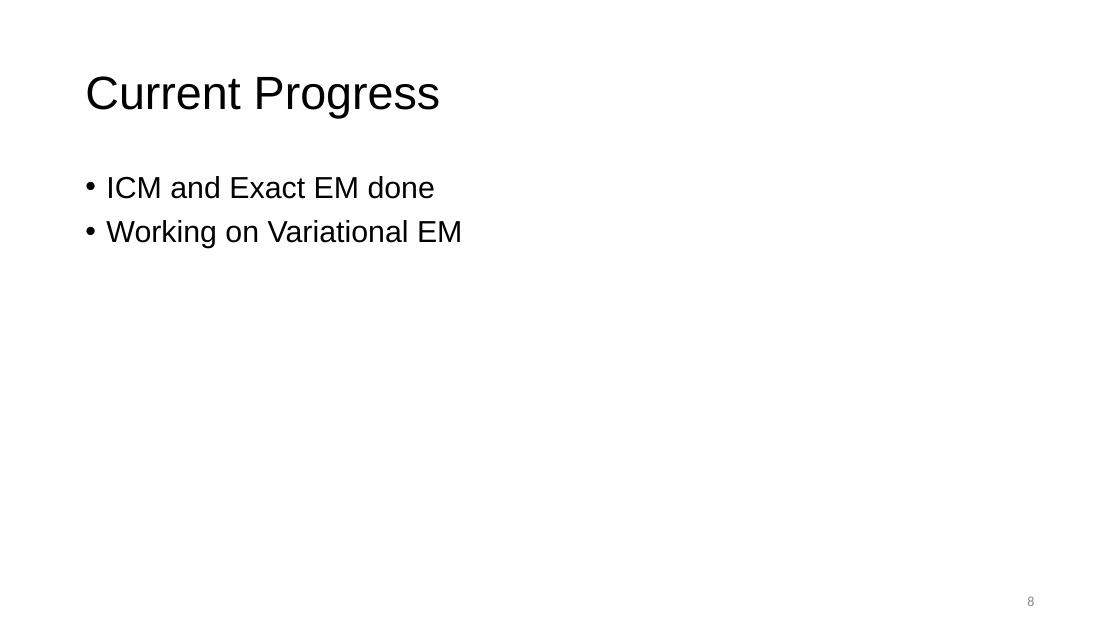
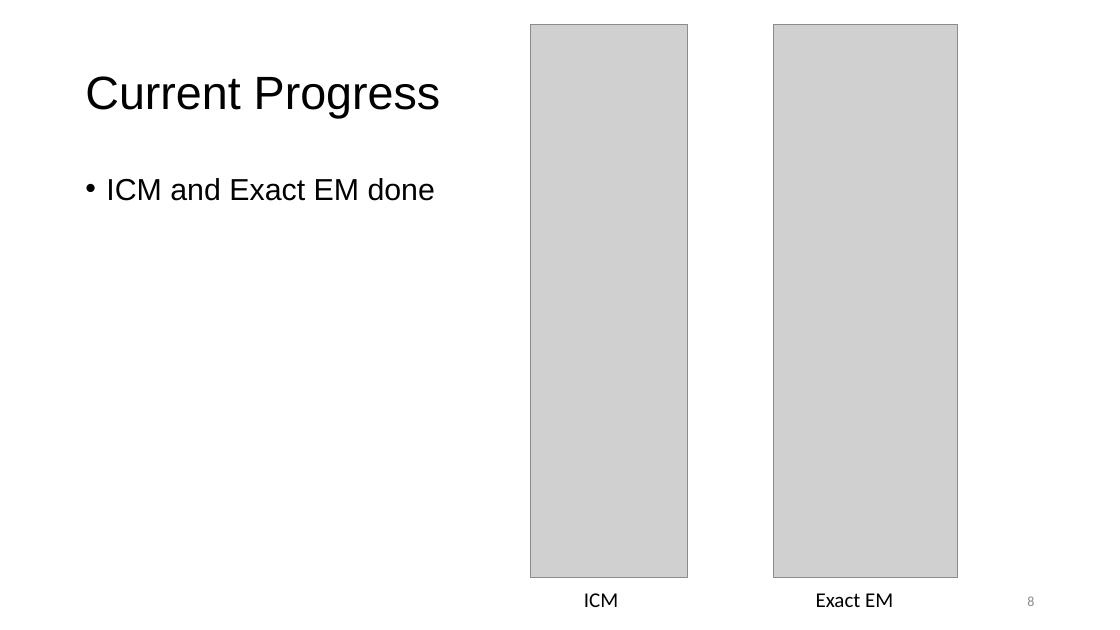
Before and after one commit to keithzhou/InferencePGM, a slide deck: slide 8 of presentation/presentation_v3.pptx. Drawn at 1120x630 pixels with LibreOffice and Linux fonts; fonts in the diff are those of the drawing; grey boxes stand for pictures. Boxes give left, top, right and bottom in pixels: in the first picture for what was removed or moved away, otherwise in the second. Text is boxed around its words. In the diff, an @@ line names an element or a change of style, - is before the commit and + after.

Commit message:
Added figures

```diff
--- a/presentation/presentation_v3.pptx
+++ b/presentation/presentation_v3.pptx
@@ picture added at (530,24,687,578) @@
@@ picture added at (774,24,958,578) @@
@@ text at (106,220,462,248): paragraph removed @@
-• Working on Variational EM
@@ text added at (584,593,618,607), 18 pt, text #000000 @@
+ICM
@@ text added at (816,593,893,607), 18 pt, text #000000 @@
+Exact EM
```
